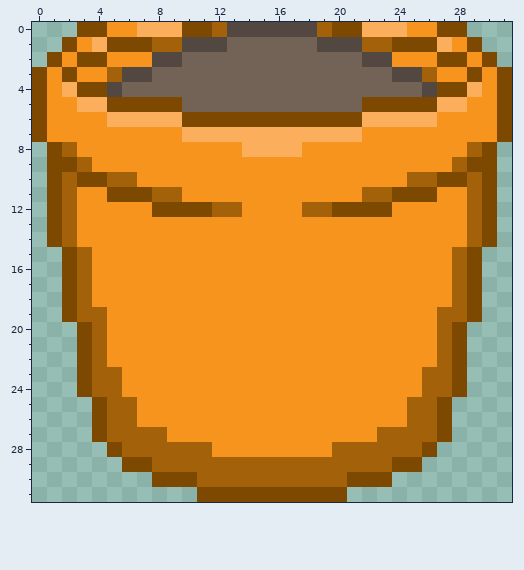
A pixel-art sprite gets an edit: assets/graphics/pot-sprite-dirt.png. That is the earlier state.
The file is 32x32 pixels.
After:
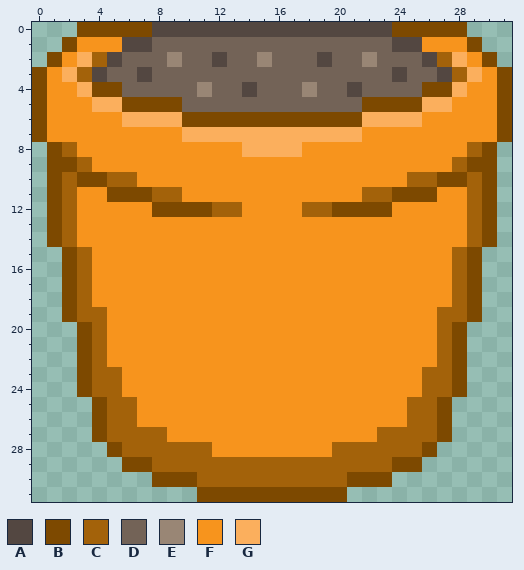
Palette (. is transparent): A #534741  B #7d4900  C #a3620a  D #736357  E #998675  F #f7941d  G #fbaf5d
Edits made:
@@ x 0..31 @@
- 0 ...BBFFGGGBBCAAAAAACBBGGGFFBB...
- 1 ..BFGBBBCCAAADDDDDDAAACCBBBGFB..
- 2 .BFBBFFFAADDDDDDDDDDDDAAFFFBBFB.
- 3 BFBFFCAADDDDDDDDDDDDDDDDAACFFBFB
- 4 BFGBBADDDDDDDDDDDDDDDDDDDDABBGFB
- 5 BFFGGBBBBBDDDDDDDDDDDDBBBBBGGFFB
- 6 BFFFFGGGGGBBBBBBBBBBBBGGGGGFFFFB
+ 0 ...BBBBBAAAAAAAAAAAAAAAABBBBB...
+ 1 ..BFFFAADDDDDDDDDDDDDDDDAAFFFB..
+ 2 .BFGCADDDEDDADDEDDDADDEDDDACGFB.
+ 3 BFGCADDADDDDDDDDDDDDDDDDADDACGFB
+ 4 BFFGBBDDDDDEDDADDDEDDADDDDBBGFFB
+ 5 BFFFGGBBBBDDDDDDDDDDDDBBBBGGFFFB
+ 6 BFFFFFGGGGBBBBBBBBBBBBGGGGFFFFFB
  7 BFFFFFFFFFGGGGGGGGGGGGFFFFFFFFFB
